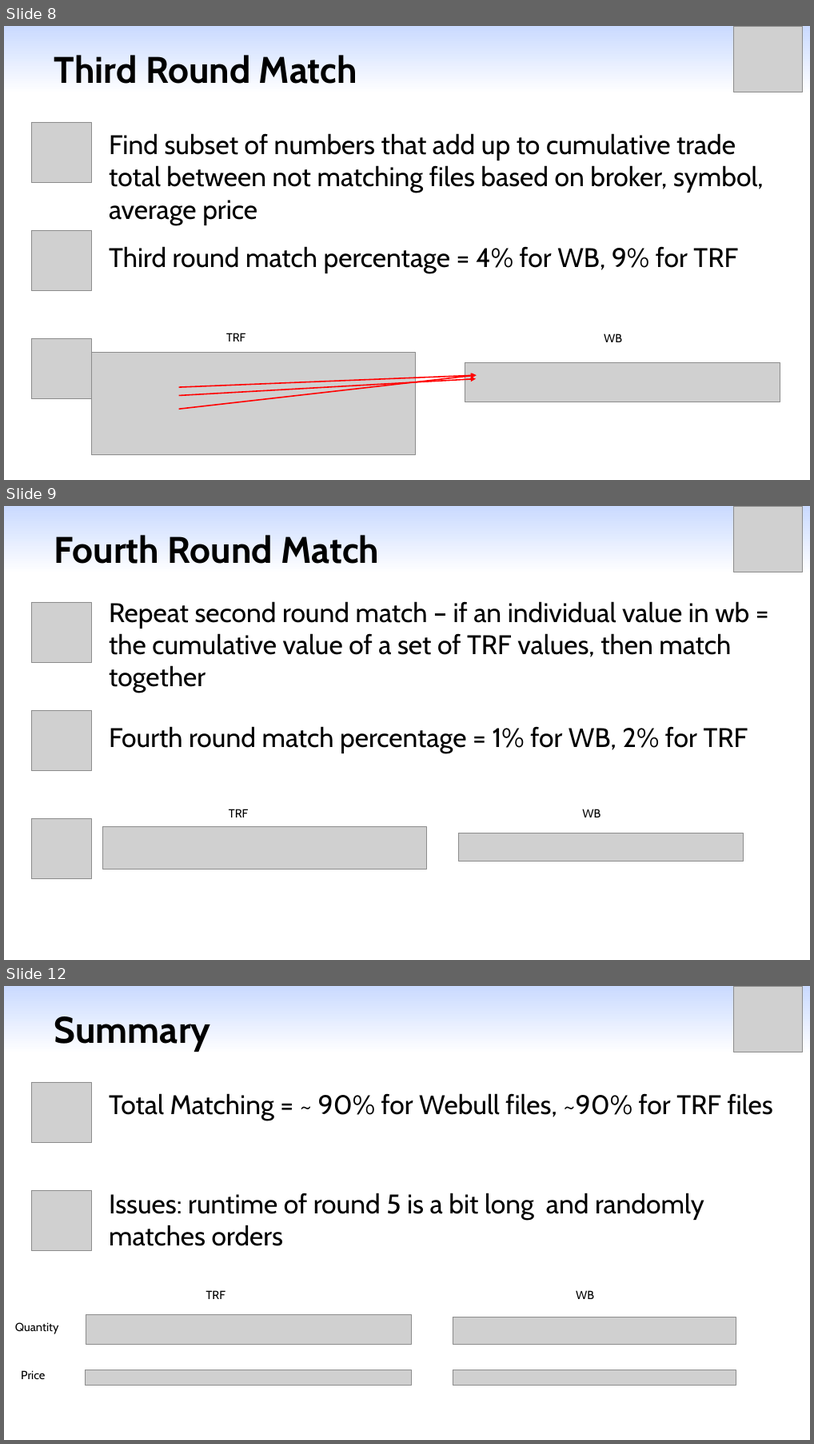
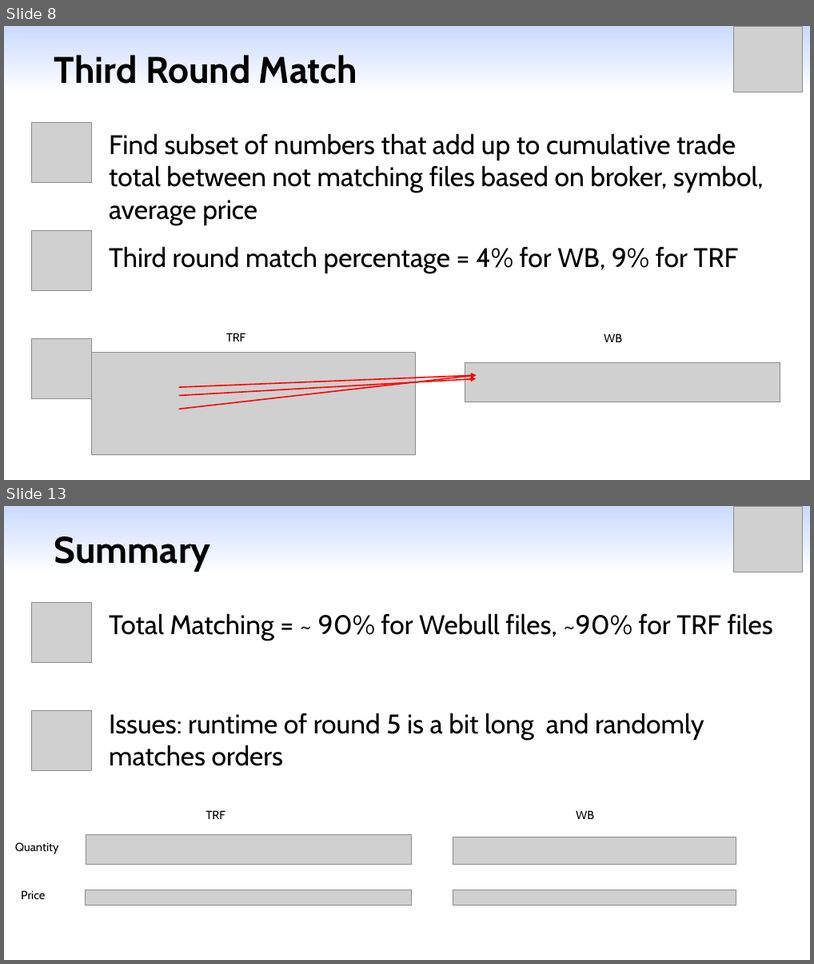
Before and after one commit to yangml103/webull_order_match, a slide deck: Presentation_Matching.pptx. Shown one above the other, each under a label of ours: slides 8, 9 and 12 before the commit, slides 8 and 13 after it; the slides between them are not shown. The pictures are 814x1444 and 814x964 pixels, drawn with LibreOffice and Linux fonts; fonts in the diff are those of the drawing; grey boxes stand for pictures. Boxes give left, top, right and bottom in pixels: in the first picture for what was removed or moved away, otherwise in the second. Text is boxed around its words. In the diff, an @@ line names an element or a change of style, - is before the commit and + after.

```diff
--- a/Presentation_Matching.pptx
+++ b/Presentation_Matching.pptx
@@ slide 9 removed at [4, 506, 810, 960], background gradient #CADAFF to #FFFFFF @@
@@ picture removed at [734, 506, 803, 572] @@
@@ title removed at [54, 535, 379, 564] @@
-Fourth Round Match
@@ text removed at [109, 601, 750, 693] @@
-Repeat second round match – if an individual value in wb = the cumulative value of a set of TRF values, then match together
@@ picture removed at [31, 602, 92, 663] @@
@@ picture removed at [31, 710, 92, 770] @@
@@ text removed at [109, 726, 749, 753] @@
-Fourth round match percentage = 1% for WB, 2% for TRF
@@ text removed at [229, 808, 248, 817] @@
-TRF
@@ text removed at [582, 808, 601, 817] @@
-WB
@@ picture removed at [31, 818, 92, 879] @@
@@ picture removed at [102, 827, 426, 869] @@
@@ picture removed at [458, 833, 744, 861] @@
@@ what was slide 12 is now slide 13 @@
```
Also in this commit, not shown: 1 slide changed, 3 slides added, 1 other slide removed, 11 other files.
